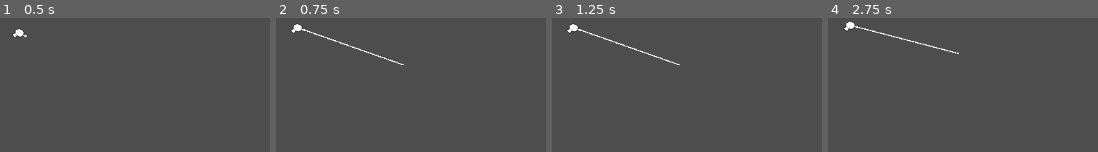
Above: before the commit, frames 1-4 (left to right).
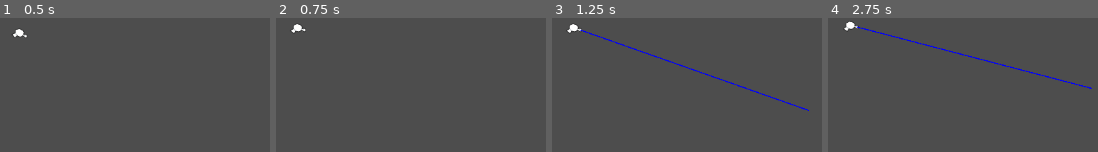
Above: after the commit, the same moments.

Repository: a-cerda/gmtk2024
Game: Godot game, scene res://scenes/gun.tscn
Two runs of this game, one before a commit and one after it. Both use one fixed random seed, a clock stepped at 60 frames per second and the inputs below.
Inputs (mouse positions are in pixels of both pictures, inside the frame that each line leads up to):
- Up to frame 1 (0.5 s): no input
- Up to frame 2 (0.75 s): tap Enter at 0.5 s; move the mouse to (outside the picture) at 0.52 s; press the mouse at (outside the picture) at 0.53 s; hold Right (right) from 0.53 s (still down)
- Up to frame 3 (1.25 s): keep holding Right (right); tap Space (jump) at 0.77 s; right-click (outside the picture) at 0.8 s
- Up to frame 4 (2.75 s): release Right (right) at 1.25 s; release the mouse at (outside the picture) at 1.25 s; drag from (outside the picture) to (outside the picture) at 1.27 s; tap Space (jump) at 2 s; move the mouse to (outside the picture) at 2.02 s; press the mouse at (outside the picture) at 2.03 s; hold Left (left) from 2.03 s (still down); right-click (outside the picture) at 2.3 s

Frame 1 is identical in both runs. In frame 2, 0.5% of the frame differs, in the area x 10-48%, y 8-36%; in frame 3, 1.1%; in frame 4, 1.1%, in the area x 10-98%, y 5-53%.

Commit message:
gun shoots different rays colors

Diff:
--- a/project.godot
+++ b/project.godot
@@ -43,13 +43,15 @@
 }
 jump={
 "deadzone": 0.5,
-"events": [Object(InputEventKey,"resource_local_to_scene":fa …(210 unchanged characters)… "location":0,"echo":false,"script":null)]}
-EnlargerShot={
+"events": [Object(InputEventKey,"resource_local_to_scene":fa …(210 unchanged characters)… "location":0,"echo":false,"script":null)
+]
+}
+enlarger_shot={
 "deadzone": 0.5,
 "events": [Object(InputEventMouseButton,"resource_local_to_scene":false,"resource_name":"","device":-1,"window_id":0,"a …(253 unchanged characters)…
 ]
 }
-ReductionShot={
+reducer_shot={
 "deadzone": 0.5,
 "events": [Object(InputEventMouseButton,"resource_local_to_scene":false,"resource_name":"","device":-1,"window_id":0,"a …(253 unchanged characters)…
 ]
--- a/scenes/beam_ray_cast.gd
+++ b/scenes/beam_ray_cast.gd
@@ -1,4 +1,10 @@
 extends RayCast2D
+
+const DEFAULT_COLOR: Color = Color(255, 255, 255)
+const ENLARGER_COLOR: Color = Color(255, 0, 0)
+const REDUCER_COLOR: Color = Color(0, 0, 255)
+
+var beam_color: Color = DEFAULT_COLOR
 
 var is_casting: bool = false :
 	set(value):
@@ -10,12 +16,22 @@
 			disapear()
 		set_physics_process(is_casting)
 
+
 func _ready():
 	is_casting = false
 
+
 func _unhandled_input(event: InputEvent) -> void:
-	if event is InputEventMouseButton:
-		self.is_casting = event.pressed
+	if event.is_action_pressed("enlarger_shot"):
+		self.beam_color = ENLARGER_COLOR
+		self.is_casting = true
+	elif event.is_action_pressed("reducer_shot"):
+		self.beam_color = REDUCER_COLOR
+		self.is_casting = true
+	else:
+		self.is_casting = false
+		self.beam_color = DEFAULT_COLOR
+
 
 func _physics_process(delta: float) -> void:
 	var cast_point := target_position
@@ -28,6 +44,7 @@
 
 func appear() -> void:
 	var tween = create_tween()
+	tween.tween_property(%BeamLine, "default_color", beam_color, 0.2)
 	tween.tween_property(%BeamLine, "width", 3.0, 0.2)
 
 
--- a/scenes/gun.tscn
+++ b/scenes/gun.tscn
@@ -19,7 +19,7 @@
 position = Vector2(16, -4)
 
 [node name="BeamRayCast" type="RayCast2D" parent="GunPivot/Pistol/BeamOrigin"]
-target_position = Vector2(304, 0)
+target_position = Vector2(700, 0)
 script = ExtResource("3_7i4dd")
 
 [node name="BeamLine" type="Line2D" parent="GunPivot/Pistol/BeamOrigin/BeamRayCast"]
